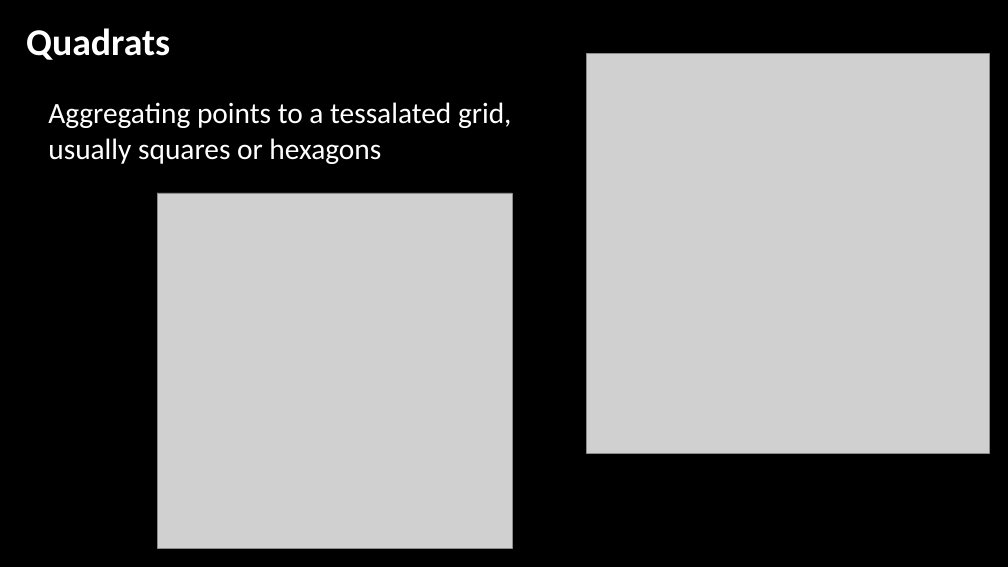
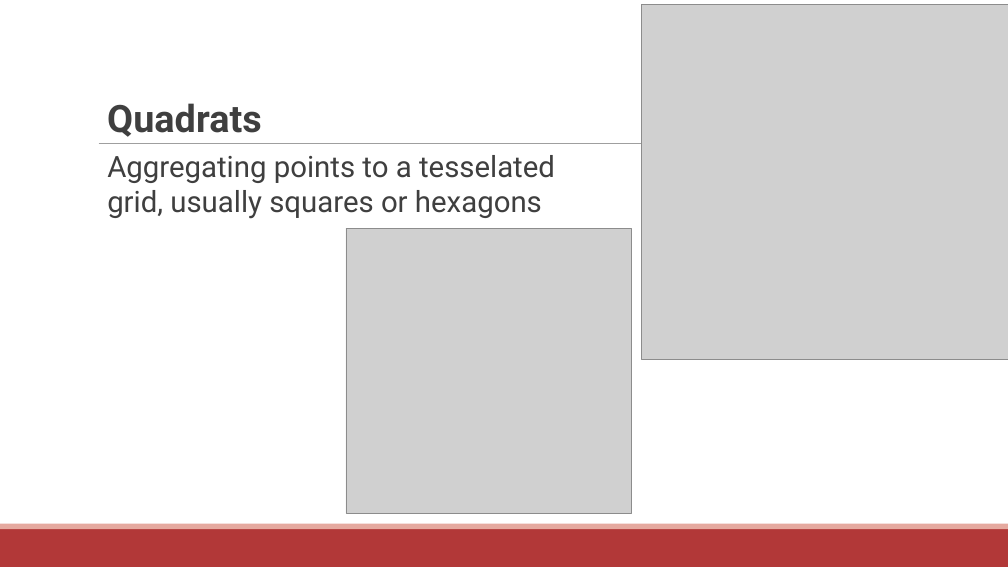
Before and after one commit to communitymaplab/geog4300_datascience, a slide deck: slide 5 of in_class_slides/geog4300_L10-Point pattern analysis and MAUP.pptx (slide 4 before the commit). Drawn at 1008x567 pixels with LibreOffice and Linux fonts; fonts in the diff are those of the drawing; grey boxes stand for pictures; background and template pictures are left out. Boxes give left, top, right and bottom in pixels: in the first picture for what was removed or moved away, otherwise in the second. Text is boxed around its words. In the diff, an @@ line names an element or a change of style, - is before the commit and + after.

```diff
--- a/in_class_slides/geog4300_L10-Point pattern analysis and MAUP.pptx
+++ b/in_class_slides/geog4300_L10-Point pattern analysis and MAUP.pptx
@@ background picture (left out) to #FFFFFF @@
@@ picture: place and size @@
-picture at bbox=[587, 54, 989, 453]
+picture at bbox=[641, 5, 1008, 360]
@@ text "Quadrats": place and size @@
-text "Quadrats" at bbox=[26, 28, 170, 60]
+text "Quadrats" at bbox=[107, 103, 261, 137]
@@ text "Quadrats" at bbox=[107, 103, 261, 137]: font Calibri to Roboto, text colour #FFFFFF to #3F3F3F @@
@@ line added from (99, 144) to (923, 144), #9F9F9F 0.5 pt @@
@@ text at bbox=[107, 155, 555, 219]: text changed; font Calibri to Roboto; text colour #FFFFFF to #3F3F3F @@
-Aggregating points to a tessalated grid, usually squares or hexagons
+Aggregating points to a tesselated grid, usually squares or hexagons
@@ picture: place and size @@
-picture at bbox=[157, 193, 513, 548]
+picture at bbox=[346, 228, 631, 513]
@@ rectangle added at bbox=[0, 529, 1008, 567], fill #B23838 @@
@@ rectangle added at bbox=[0, 524, 1008, 529], fill #E5A99F @@
```
Also in this commit, not shown: 8 other slides changed, 1 slide added, 4 slides removed, 2 other files.
